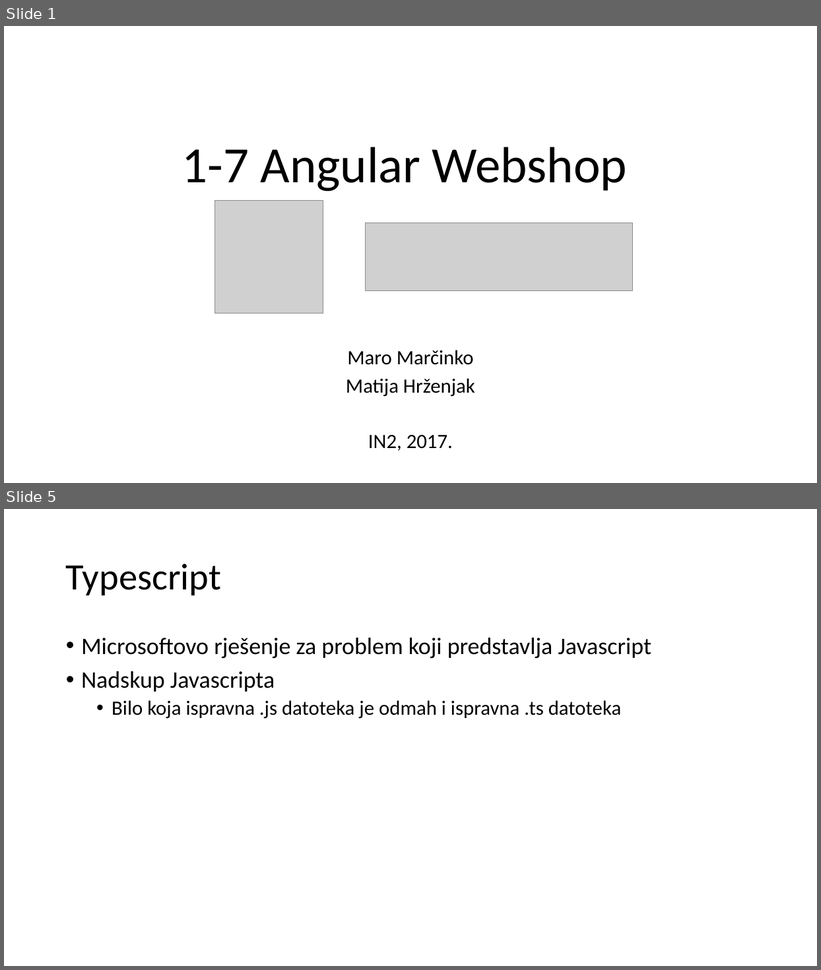
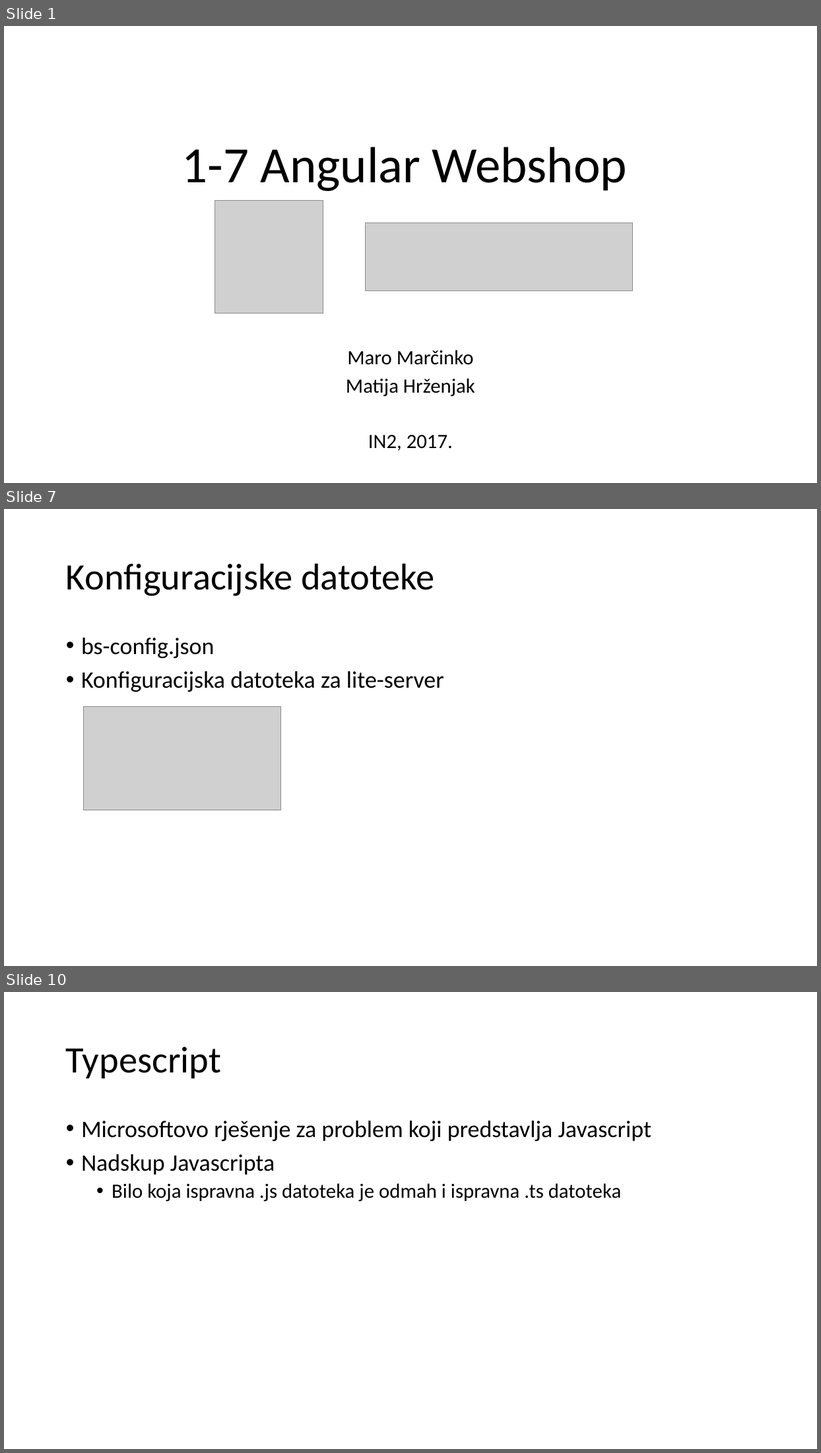
Before and after one commit to mmssniper/angular-workshop, a slide deck: prezentacije/1-7 Angular webshop.pptx. Shown one above the other, each under a label of ours: slides 1 and 5 before the commit, slides 1, 7 and 10 after it; the slides between them are not shown. The pictures are 821x970 and 821x1453 pixels, drawn with LibreOffice and Linux fonts; fonts in the diff are those of the drawing; grey boxes stand for pictures. Boxes give left, top, right and bottom in pixels: in the first picture for what was removed or moved away, otherwise in the second. Text is boxed around its words. In the diff, an @@ line names an element or a change of style, - is before the commit and + after.

```diff
--- a/prezentacije/1-7 Angular webshop.pptx
+++ b/prezentacije/1-7 Angular webshop.pptx
@@ slide 7 added at (4,509,817,966), background #FFFFFF @@
@@ title added at (66,563,435,596), 44 pt, text #000000 @@
+Konfiguracijske datoteke
@@ text added at (81,638,444,692), 28 pt, text #000000 @@
+• bs-config.json
+• Konfiguracijska datoteka za lite-server
@@ picture added at (83,706,281,811) @@
@@ what was slide 5 is now slide 10 @@
```
Also in this commit, not shown: 3 slides changed, 4 other slides added.
